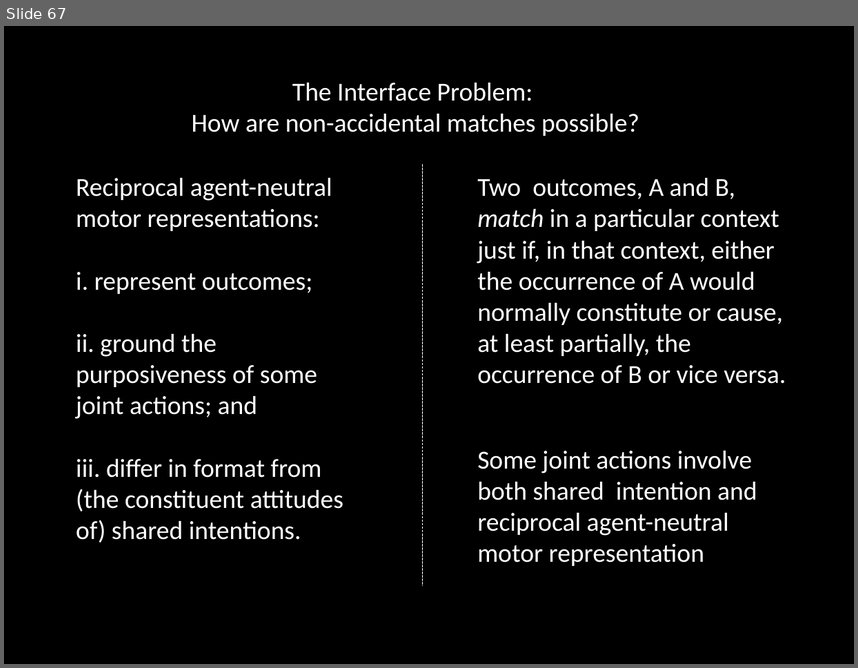
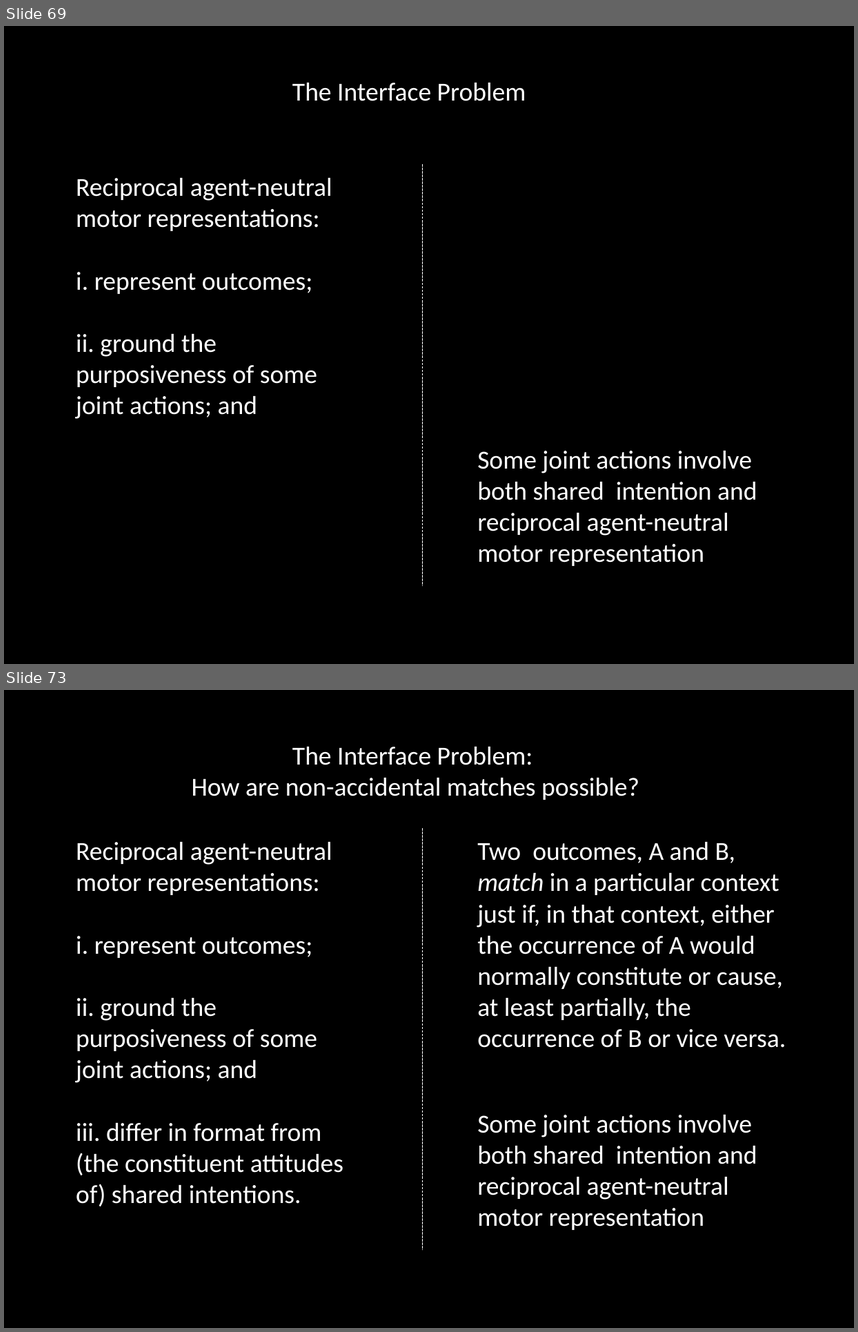
Before and after one commit to butterfill/writing, a slide deck: conf joint action --- sharing goals vs sharing intentions cambridge 2012 talk/intention and motor representation in joint action v2.pptx. Shown one above the other, each under a label of ours: slide 67 before the commit, slides 69 and 73 after it; the slides between them are not shown. The pictures are 858x668 and 858x1332 pixels, drawn with LibreOffice and Linux fonts; fonts in the diff are those of the drawing. Boxes give left, top, right and bottom in pixels: in the first picture for what was removed or moved away, otherwise in the second. Text is boxed around its words. In the diff, an @@ line names an element or a change of style, - is before the commit and + after.

```diff
--- a/conf joint action --- sharing goals vs sharing intentions cambridge 2012 talk/intention and motor representation in joint action v2.pptx
+++ b/conf joint action --- sharing goals vs sharing intentions cambridge 2012 talk/intention and motor representation in joint action v2.pptx
@@ slide 69 added at (x1=4, y1=26, x2=854, y2=664), background #000000 @@
@@ text added at (x1=292, y1=83, x2=533, y2=101), 22 pt, text #FFFFFF @@
+The Interface Problem:
@@ line added from (422, 164) to (422, 586), #FFFFFF 0.75 pt dashed @@
@@ text added at (x1=76, y1=178, x2=332, y2=419), 22 pt, text #FFFFFF @@
+Reciprocal agent-neutral motor representations:
+i. represent outcomes;
+ii. ground the purposiveness of some
+joint actions; and
@@ text added at (x1=477, y1=450, x2=757, y2=566), 22 pt, text #FFFFFF @@
+Some joint actions involve both shared intention and reciprocal agent-neutral motor representation
@@ what was slide 67 is now slide 73 @@
```
Also in this commit, not shown: 5 other slides added, 2 other files.
